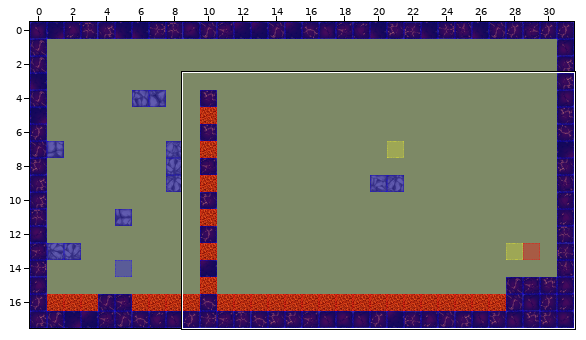
Two states of a Tiled map, Spellington/src/res/map/mapDungeon26.tmx. Above, an overview of the earlier version with the close-up marked.
Close-up. Earlier state:
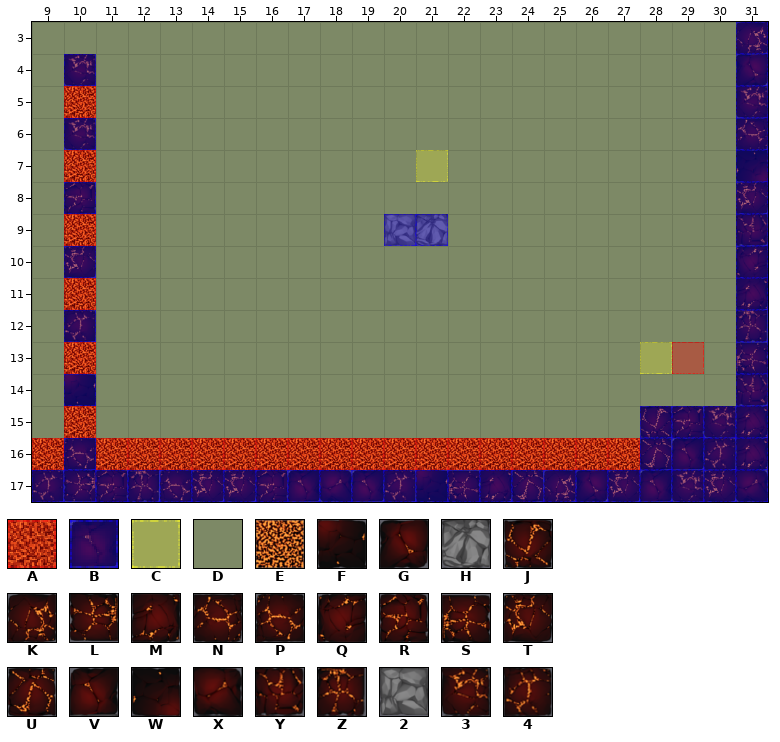
Cells are 50x50 px. Shown: x 9..31, y 3..17. The commit also changed other parts of the map, which this record leaves out.
Key: from "collisionTile": A 0, B 3, C 4, D 11; from "dungeonTile.png": E 4, F 6, G 7, H 9, J 12, K 13, L 14, M 20, N 21, P 22, Q 23, R 28, S 29, T 30, U 31, V 36, W 37, X 45, Y 46, Z 54, 2 61, 3 62, 4 63.
_ is an empty cell.
Layer "terrain" before, first column x 9:
 3 ______________________K
 4 _3____________________G
 5 _E____________________3
 6 _3____________________N
 7 _E____________________W
 8 _R____________________T
 9 _E_________2H_________Y
10 _T____________________Q
11 _E____________________M
12 _4____________________Z
13 _E____________________S
14 _F____________________Y
15 _E_________________JR3M
16 EPEEEEEEEEEEEEEEEEEUV4M
17 4LRZPTTRVXV4FSMUKGTV3TX
Layer "collision" before, first column x 9:
 3 DDDDDDDDDDDDDDDDDDDDDDB
 4 DBDDDDDDDDDDDDDDDDDDDDB
 5 DADDDDDDDDDDDDDDDDDDDDB
 6 DBDDDDDDDDDDDDDDDDDDDDB
 7 DADDDDDDDDDDDDDDDDDDDDB
 8 DBDDDDDDDDDDDDDDDDDDDDB
 9 DADDDDDDDDDBBDDDDDDDDDB
10 DBDDDDDDDDDDDDDDDDDDDDB
11 DADDDDDDDDDDDDDDDDDDDDB
12 DBDDDDDDDDDDDDDDDDDDDDB
13 DADDDDDDDDDDDDDDDDDDDDB
14 DBDDDDDDDDDDDDDDDDDDDDB
15 DADDDDDDDDDDDDDDDDDBBBB
16 ABAAAAAAAAAAAAAAAAABBBB
17 BBBBBBBBBBBBBBBBBBBBBBB
New version:
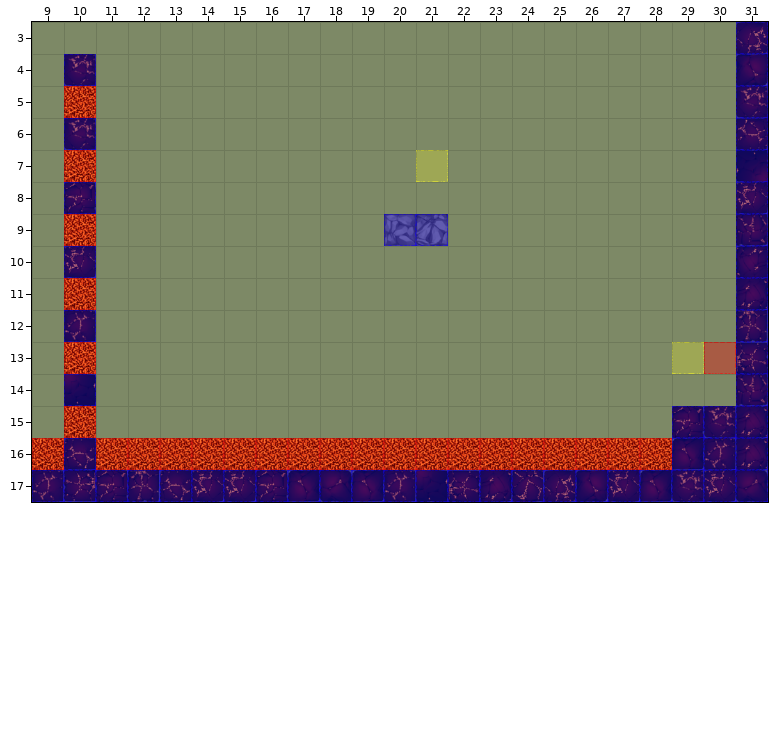
See-through tiles are keyed as they look on the map.
Edits made:
Changed rows in their new state; . is an unchanged cell.
Layer "terrain":
first column x 28:
15 _
16 E
Layer "collision":
first column x 28:
15 D
16 A
Layer "event":
first column x 28:
13 _CA
Where, in picture pixels (left, top, right, bottom), the same in both close-ups:
changed: (640, 342, 736, 374)
changed: (640, 406, 672, 470)
